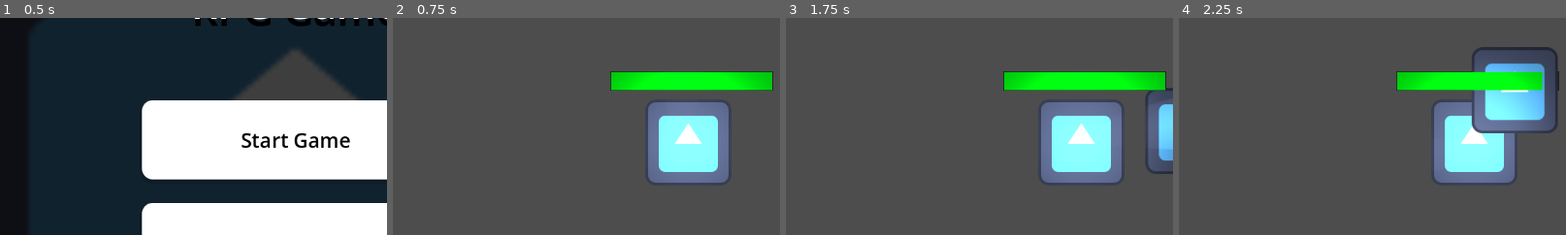
Above: before the commit, frames 1-4 (left to right).
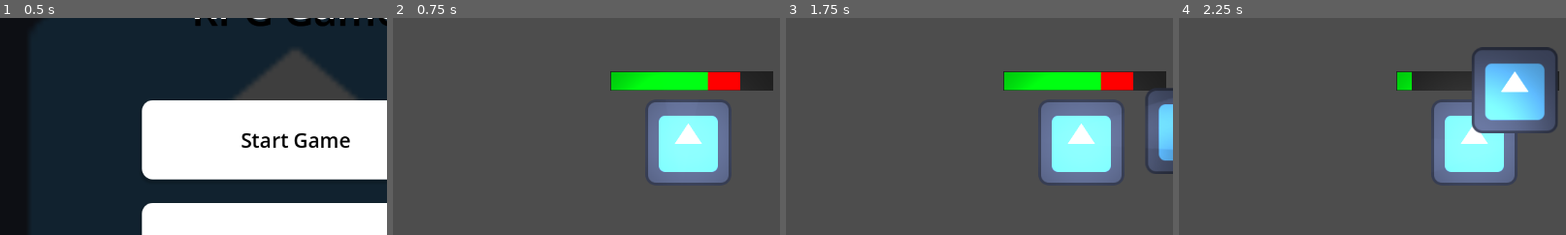
Above: after the commit, the same moments.

Repository: TDMXFFTF/RPG-GAME123
Game: Godot game, scene res://main_menu.tscn
Two runs of this game, one before a commit and one after it. Both use one fixed random seed, a clock stepped at 60 frames per second and the inputs below. The engine's default icon, where the game draws it, is replaced by a stand-in: a white triangle on a blue panel in a dark square.
Inputs (mouse positions are % of the whole screen's width and height, from its top left):
- Up to frame 1 (0.5 s): no input
- Up to frame 2 (0.75 s): click "Start Game" at 0.5 s
- Up to frame 3 (1.75 s): tap Enter at 1.25 s; move the mouse to (72, 45) at 1.27 s; hold D (right) from 1.28 s (still down)
- Up to frame 4 (2.25 s): move the mouse to (30, 55) at 2.02 s; release D (right) at 2.03 s; hold S (down) from 2.03 s (still down)
The pictures show only the part of the screen within x 12-62%, y 21-71%; the shares and areas given below are measured in that part.

Frame 1 is identical in both runs. In frame 2, 1.5% of the frame differs, in the area x 81-98%, y 24-34%; in frame 3, 1.5%; in frame 4, 3.0%, in the area x 60-94%, y 24-34%.

Commit message:
misc changes

Diff:
--- a/new-game-project/player.gd
+++ b/new-game-project/player.gd
@@ -8,9 +8,10 @@
 var health := max_health: set = set_health
 
 func _ready() -> void:
-	_health_bar.max_value = max_health
-	_health_bar.value = health
-	_health_bar.init_health(health)
+	pass
+	#_health_bar.max_value = max_health
+	#_health_bar.value = health
+	#_health_bar.init_health(health)
 
 func _physics_process(delta: float) -> void:
 	var move_direction := Input.get_vector("left", "right", "up", "down")
Not shown: 1 places in new-game-project/main_menu.tscn that only renumber resources
Not shown: 1 places in new-game-project/mob.tscn that only renumber resources
Not shown: 1 places in new-game-project/player.tscn that only renumber resources
